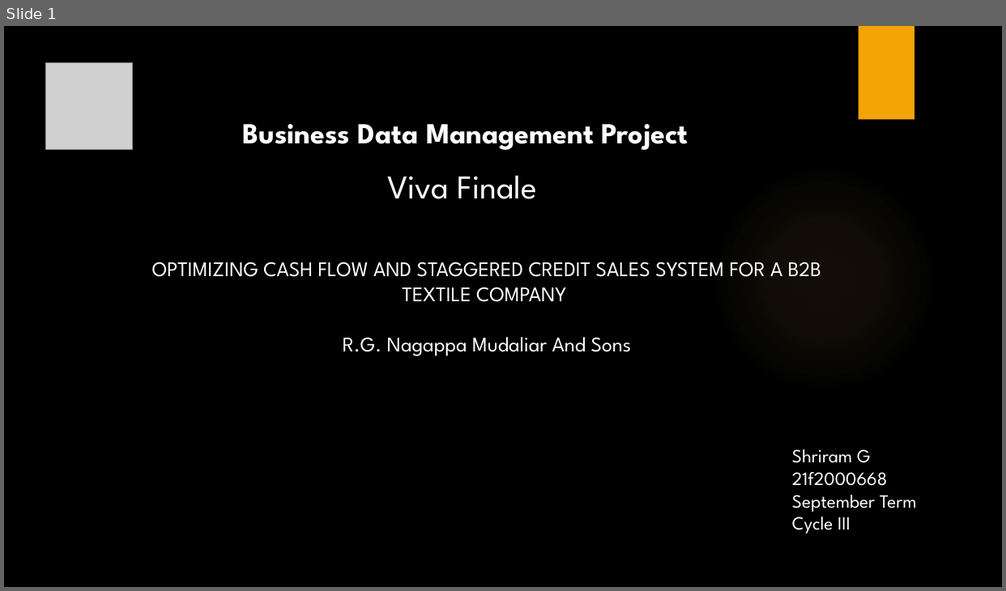
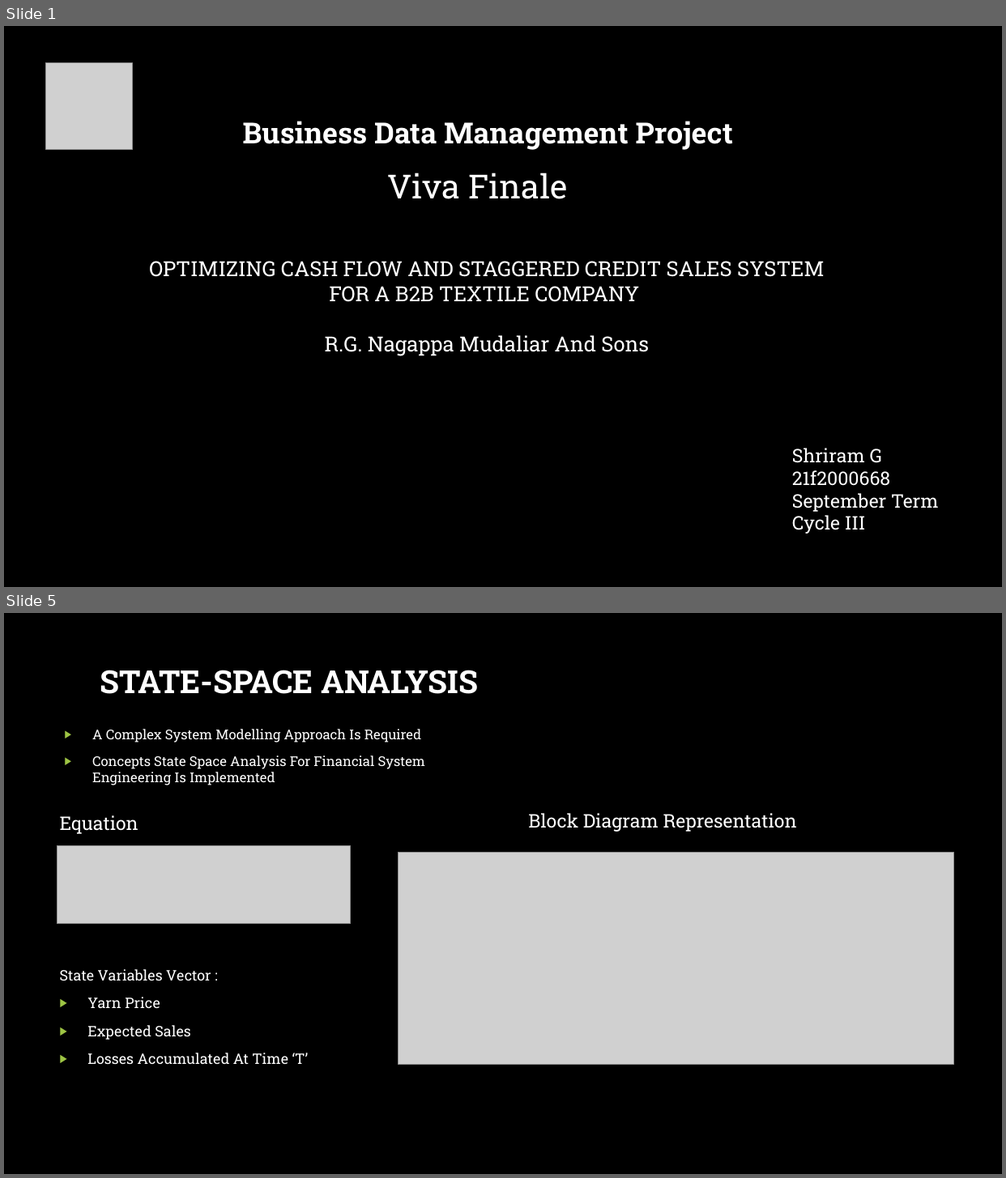
Before and after one commit to Shriram-Gunasekar/BDM, a slide deck: Reports/Viva/VivaPresentation.pptx. Shown one above the other, each under a label of ours: slide 1 before the commit, slides 1 and 5 after it; the slides between them are not shown. The pictures are 1006x591 and 1006x1178 pixels, drawn with LibreOffice and Linux fonts; fonts in the diff are those of the drawing; grey boxes stand for pictures; background and template pictures are left out. Boxes give left, top, right and bottom in pixels: in the first picture for what was removed or moved away, otherwise in the second. Text is boxed around its words. In the diff, an @@ line names an element or a change of style, - is before the commit and + after.

Commit message:
Viva Akhil

```diff
--- a/Reports/Viva/VivaPresentation.pptx
+++ b/Reports/Viva/VivaPresentation.pptx
@@ slide 5 added at [4,613,1002,1174], background picture (left out) @@
@@ title added at [100,670,478,694], 30.6 pt, text #FFFFFF, bold @@
+STATE-SPACE ANALYSIS
@@ text added at [92,729,425,786], 12.9 pt, text #FFFFFF @@
+▶ A Complex System Modelling Approach Is Required
+▶ Concepts State Space Analysis For Financial System Engineering Is Implemented
@@ text added at [60,815,138,834], 18 pt, text #FFFFFF @@
+Equation
@@ text added at [528,813,797,832], 18 pt, text #FFFFFF @@
+Block Diagram Representation
@@ picture added at [57,845,351,924] @@
@@ picture added at [398,853,954,1064] @@
@@ text added at [60,969,309,1064], 14 pt, text #FFFFFF @@
+State Variables Vector :
+▶ Yarn Price
+▶ Expected Sales
+▶ Losses Accumulated At Time ‘T’
@@ slide 1 changed as well @@
@@ rectangle removed at [859,26,914,120] @@
@@ ellipse removed at [709,163,939,394] @@
@@ font League Spartan to Roboto Slab in 4 elements at [243,121,733,150], [387,173,567,199], [792,448,939,534], [149,261,824,356] @@
```
Also in this commit, not shown: 1 other slide changed, 7 other slides added, 11 other files.
